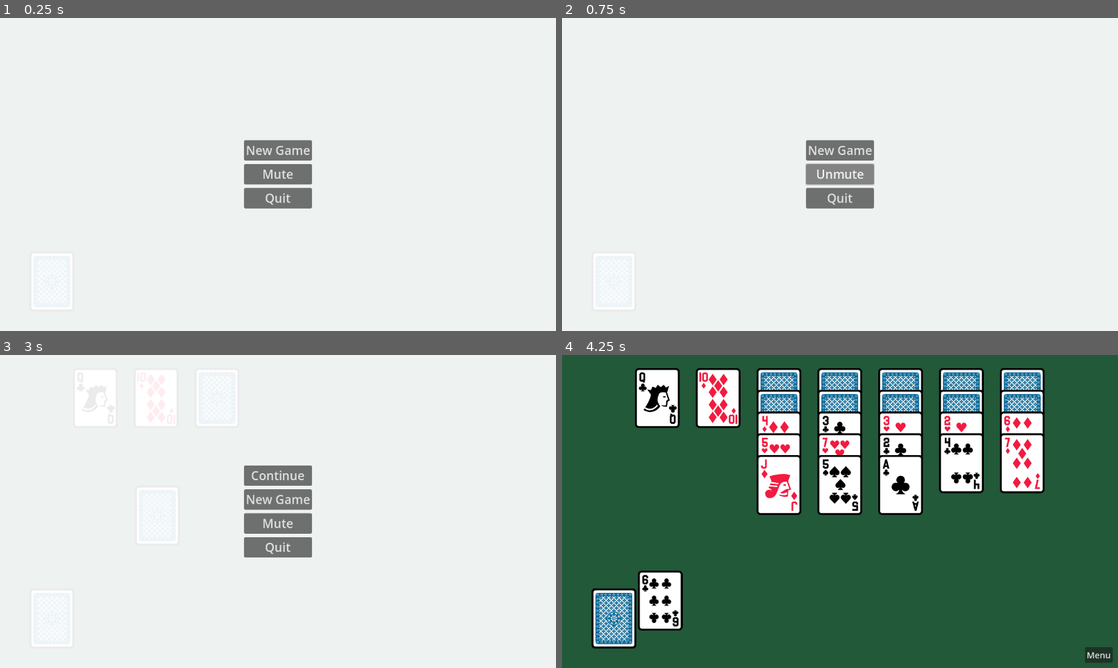
Above: before the commit, frames 1-4 (two rows, left to right).
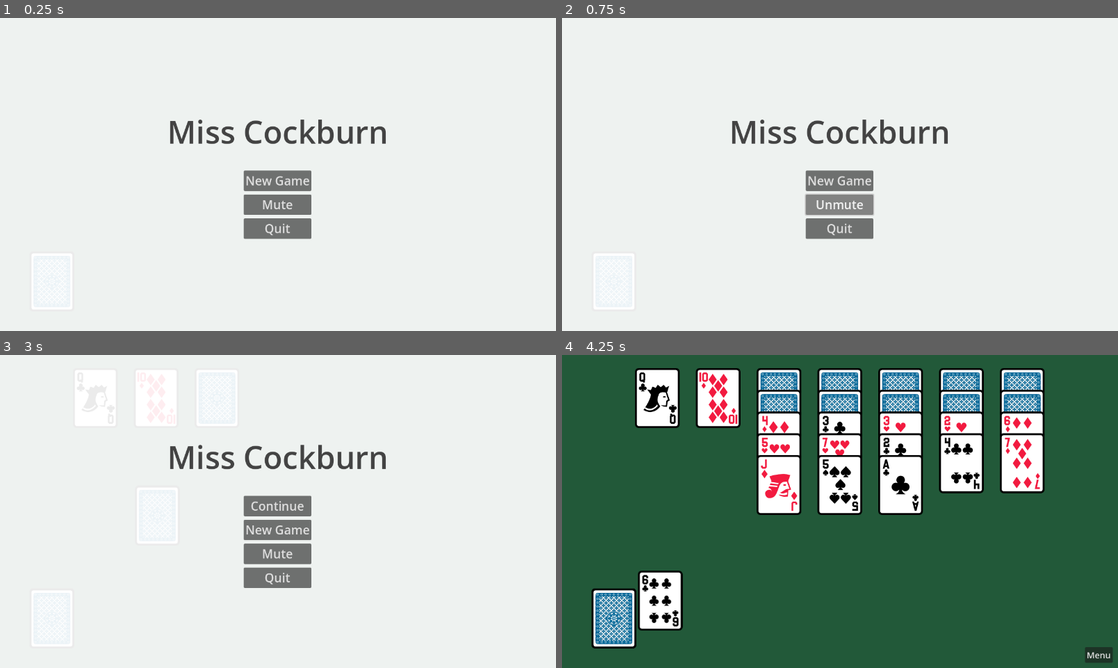
Above: after the commit, the same moments.

Repository: jackgriffiths/miss-cockburn
Game: Godot game, scene res://main/main.tscn
The game is run twice, just before and just after one commit, with the same random seed, the same clock (stepped at 60 frames per second) and the same inputs. Sound files missing from this copy of the repository are replaced by a short silence.
Inputs:
- Up to frame 1 (0.25 s): no input
- Up to frame 2 (0.75 s): click "Mute" at 0.5 s
- Up to frame 3 (3 s): click "Unmute" at 1.25 s; click "New Game" at 2 s; click "Menu" at 2.75 s
- Up to frame 4 (4.25 s): click "New Game" at 3.5 s

The runs differ from the first frame. In frame 1, 3.7% of the frame differs, in the area x 30-70%, y 32-71%; in frame 2, 3.8%; in frame 3, 4.3%, in the area x 30-70%, y 28-75%; in frame 4, nothing differs.

Commit message:
Add title to menu

Diff:
--- a/menu/menu.gd
+++ b/menu/menu.gd
@@ -7,10 +7,10 @@
 const AUDIO_PREFERENCES_MUTED_KEY = "muted"
 
 var _config = ConfigFile.new()
-@onready var _continue_button: Button = $Content/Column/ContinueButton
-@onready var _new_game_button: Button = $Content/Column/NewGameButton
-@onready var _mute_button: Button = $Content/Column/MuteButton
-@onready var _quit_button: Button = $Content/Column/QuitButton
+@onready var _continue_button: Button = $Content/Column/Buttons/ContinueButton
+@onready var _new_game_button: Button = $Content/Column/Buttons/NewGameButton
+@onready var _mute_button: Button = $Content/Column/Buttons/MuteButton
+@onready var _quit_button: Button = $Content/Column/Buttons/QuitButton
 
 
 func _ready() -> void:
--- a/menu/menu.tscn
+++ b/menu/menu.tscn
@@ -15,9 +15,15 @@
 color = Color(1, 1, 1, 0.921569)
 
 [node name="Content" type="CenterContainer" parent="."]
-anchors_preset = 15
-anchor_right = 1.0
-anchor_bottom = 1.0
+anchors_preset = 8
+anchor_left = 0.5
+anchor_top = 0.5
+anchor_right = 0.5
+anchor_bottom = 0.5
+offset_left = -255.0
+offset_top = -120.5
+offset_right = 255.0
+offset_bottom = 120.5
 grow_horizontal = 2
 grow_vertical = 2
 mouse_filter = 0
@@ -25,25 +31,36 @@
 
 [node name="Column" type="VBoxContainer" parent="Content"]
 layout_mode = 2
+theme_override_constants/separation = 40
+
+[node name="Title" type="Label" parent="Content/Column"]
+layout_mode = 2
+theme_override_colors/font_color = Color(0.261477, 0.261477, 0.261477, 1)
+theme_override_font_sizes/font_size = 72
+text = "Miss Cockburn"
+
+[node name="Buttons" type="VBoxContainer" parent="Content/Column"]
+layout_mode = 2
+size_flags_horizontal = 4
 theme_override_constants/separation = 8
 
-[node name="ContinueButton" type="Button" parent="Content/Column"]
+[node name="ContinueButton" type="Button" parent="Content/Column/Buttons"]
 visible = false
 layout_mode = 2
 theme_override_font_sizes/font_size = 28
 text = "Continue"
 
-[node name="NewGameButton" type="Button" parent="Content/Column"]
+[node name="NewGameButton" type="Button" parent="Content/Column/Buttons"]
 layout_mode = 2
 theme_override_font_sizes/font_size = 28
 text = "New Game"
 
-[node name="MuteButton" type="Button" parent="Content/Column"]
+[node name="MuteButton" type="Button" parent="Content/Column/Buttons"]
 layout_mode = 2
 theme_override_font_sizes/font_size = 28
 text = "Mute"
 
-[node name="QuitButton" type="Button" parent="Content/Column"]
+[node name="QuitButton" type="Button" parent="Content/Column/Buttons"]
 visible = false
 layout_mode = 2
 theme_override_font_sizes/font_size = 28
